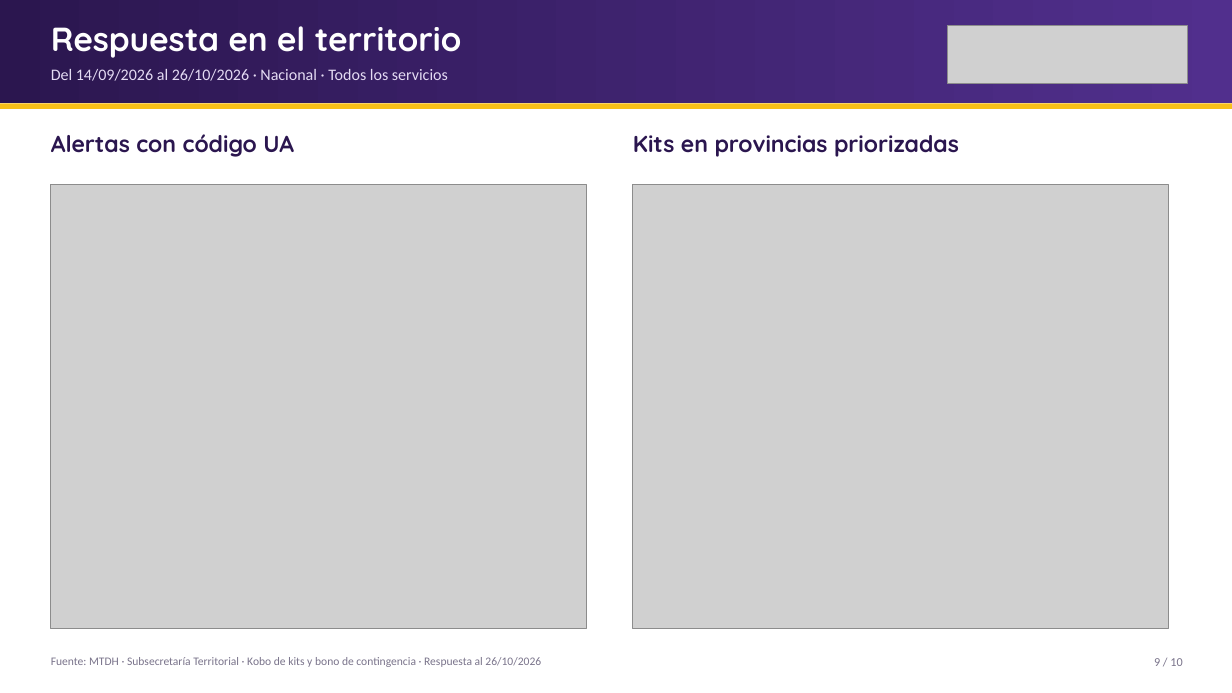
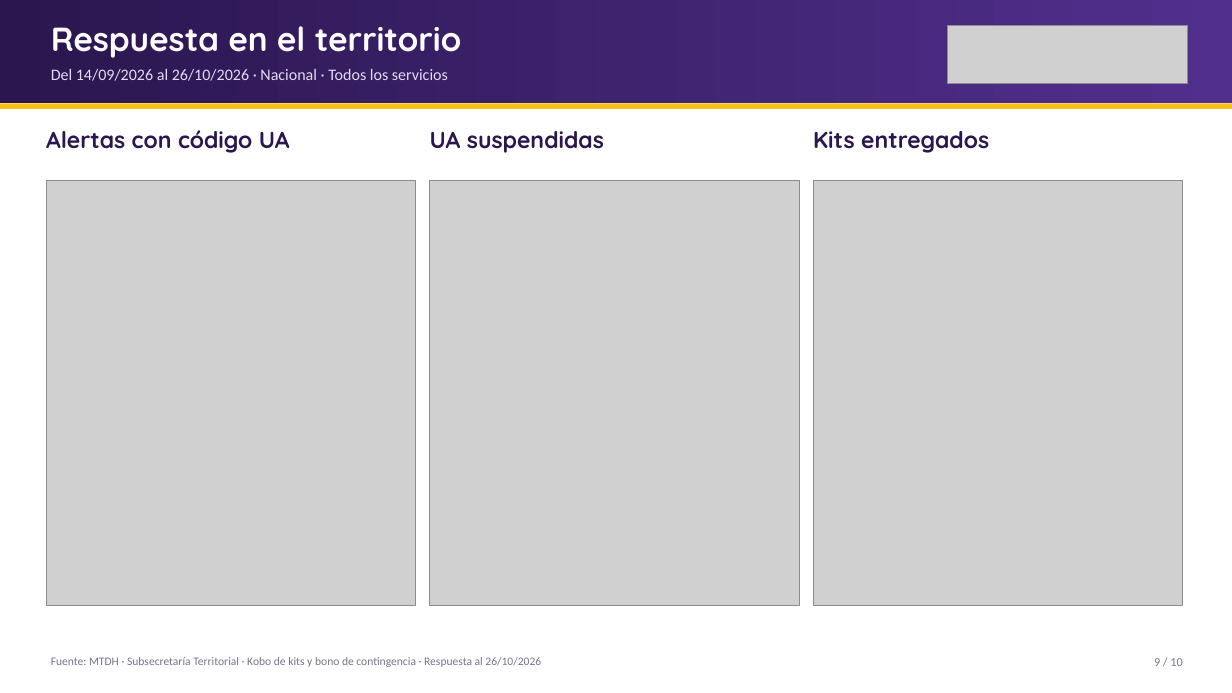
Before and after one commit to JuanAmbuludi/Sistema-Reporte-MTDH, a slide deck: slide 9 of docs/reportes/Seguimiento_ENOS_2026-10-26.pptx. Drawn at 1232x693 pixels with LibreOffice and Linux fonts; fonts in the diff are those of the drawing; grey boxes stand for pictures. Boxes give left, top, right and bottom in pixels: in the first picture for what was removed or moved away, otherwise in the second. Text is boxed around its words. In the diff, an @@ line names an element or a change of style, - is before the commit and + after.

```diff
--- a/docs/reportes/Seguimiento_ENOS_2026-10-26.pptx
+++ b/docs/reportes/Seguimiento_ENOS_2026-10-26.pptx
@@ text "Alertas con código UA": place and size @@
-text "Alertas con código UA" at box(51, 134, 294, 157)
+text "Alertas con código UA" at box(46, 130, 290, 153)
@@ text added at box(430, 131, 604, 153), 18 pt, text #2B164F, bold @@
+UA suspendidas
@@ text removed at box(633, 135, 959, 157) @@
-Kits en provincias priorizadas
@@ text added at box(813, 131, 989, 153), 18 pt, text #2B164F, bold @@
+Kits entregados
@@ picture: place and size @@
-picture at box(51, 185, 587, 628)
+picture at box(46, 180, 416, 605)
@@ picture added at box(430, 180, 799, 605) @@
@@ picture: place and size @@
-picture at box(633, 185, 1169, 628)
+picture at box(813, 180, 1183, 605)
```
Also in this commit, not shown: 7 other slides changed, 1 slide added, 1 slide removed, 19 other files.
